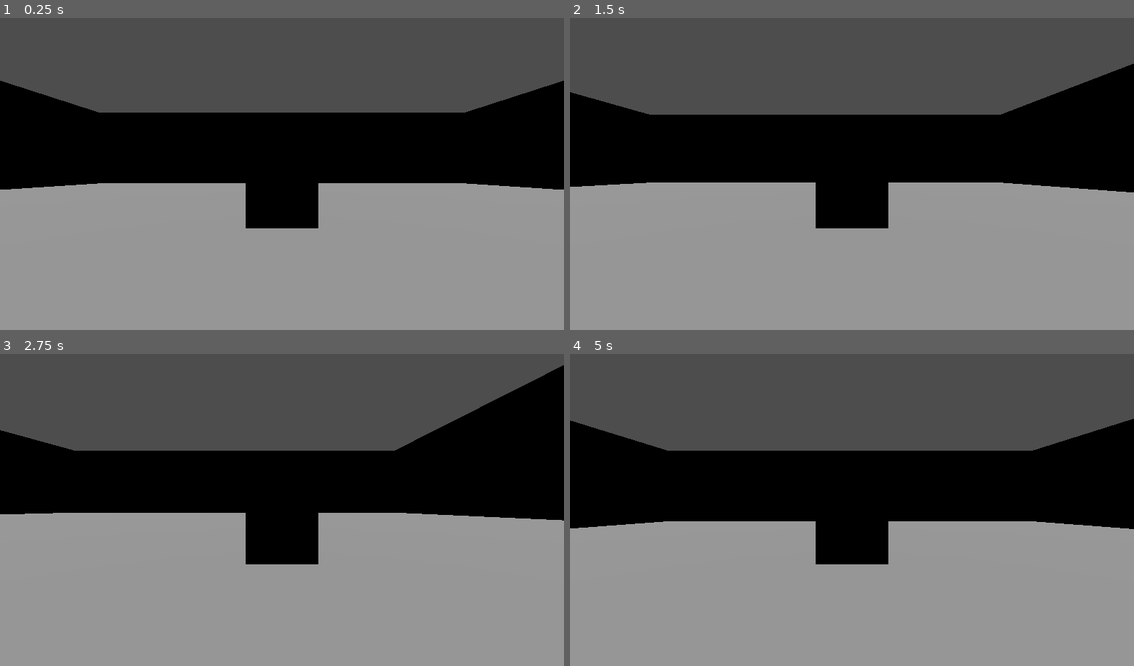
Above: before the commit, frames 1-4 (two rows, left to right).
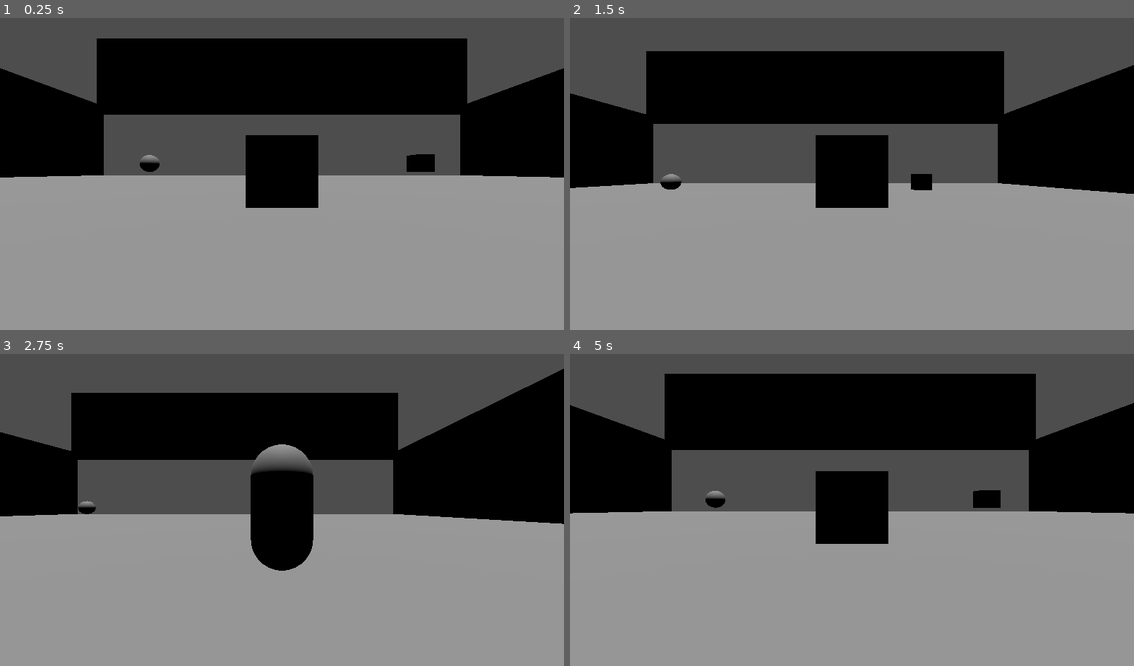
Above: after the commit, the same moments.

Repository: IMKarhu/GMTK2024
Game: Godot game, scene res://scenes/MyScene.tscn
Two runs of this game, one before a commit and one after it. Both use one fixed random seed, a clock stepped at 60 frames per second and the inputs below.
Inputs:
- Up to frame 1 (0.25 s): no input
- Up to frame 2 (1.5 s): hold D (move_right) 0.53-1.28 s; hold E (interact) 0.53-1.28 s; tap Space (jump) at 0.77 s; tap F (changeForm, bound only after the commit) at 0.8, 1.35 s; hold S (move_backwards) from 1.28 s (still down)
- Up to frame 3 (2.75 s): tap Space (jump) at 1.52 s; tap E (interact) at 1.55 s; release S (move_backwards) at 2.03 s; hold D (move_right) from 2.03 s (still down); hold E (interact) from 2.03 s (still down); tap F (changeForm, bound only after the commit) at 2.3 s
- Up to frame 4 (5 s): release D (move_right) at 2.78 s; release E (interact) at 2.78 s; hold W (move_forward) 2.78-3.53 s; tap F (changeForm, bound only after the commit) at 2.85, 3.8, 4.35 s; tap Space (jump) at 3.02, 3.77, 4.52 s; tap E (interact) at 3.05, 4.55 s; hold E (interact) 3.53-4.28 s; hold A (move_left) from 3.53 s (still down)

The runs differ from the first frame. In frame 1, 30% of the frame differs, in the area x 0-100%, y 6-68%; in frame 2, 24%; in frame 3, 20%; in frame 4, 32%.
Error before the commit: Trying to assign value of type 'Camera3D' to a variable of type 'MeshInstance3D'. (res://src/Player.gd:17)

Commit message:
Add interactable items

Diff:
--- a/OnlyDown/project.godot
+++ b/OnlyDown/project.godot
@@ -14,6 +14,10 @@
 run/main_scene="res://scenes/MyScene.tscn"
 config/features=PackedStringArray("4.2", "Forward Plus")
 config/icon="res://icon.svg"
+
+[autoload]
+
+InteractionManager="*res://scenes/InteractionManager.tscn"
 
 [input]
 
@@ -86,3 +90,12 @@
 "events": [Object(InputEventKey,"resource_local_to_scene":false,"resource_name":"","device":-1,"window_id":0,"alt_pressed":false,"shift_pressed":false,"ctrl_pressed":false,"meta_pressed":false,"pressed":false,"keycode":0,"physical_keycode":32,"key_label":0,"unicode":32,"echo":false,"script":null)
 ]
 }
+changeForm={
+"deadzone": 0.5,
+"events": [Object(InputEventKey,"resource_local_to_scene":false,"resource_name":"","device":-1,"window_id":0,"alt_pressed":false,"shift_pressed":false,"ctrl_pressed":false,"meta_pressed":false,"pressed":false,"keycode":0,"physical_keycode":70,"key_label":0,"unicode":102,"echo":false,"script":null)
+]
+}
+
+[layer_names]
+
+3d_physics/layer_2="player"
--- /dev/null
+++ b/OnlyDown/scenes/InteactableCube.tscn
@@ -0,0 +1,20 @@
+[gd_scene load_steps=5 format=3 uid="uid://b7opgnj3e2v7m"]
+
+[ext_resource type="Script" path="res://src/InteractableCube.gd" id="1_qcke4"]
+[ext_resource type="PackedScene" uid="uid://bni5l0q0lf7rp" path="res://scenes/InteractionArea.tscn" id="2_wkhm4"]
+
+[sub_resource type="BoxMesh" id="BoxMesh_1yjbl"]
+
+[sub_resource type="SphereShape3D" id="SphereShape3D_3k6x4"]
+
+[node name="InteactableCube" type="Node3D"]
+script = ExtResource("1_qcke4")
+
+[node name="Cube" type="MeshInstance3D" parent="."]
+mesh = SubResource("BoxMesh_1yjbl")
+
+[node name="InteractionArea" parent="." instance=ExtResource("2_wkhm4")]
+action_name = "Cube"
+
+[node name="CollisionShape3D" type="CollisionShape3D" parent="InteractionArea"]
+shape = SubResource("SphereShape3D_3k6x4")
--- /dev/null
+++ b/OnlyDown/scenes/InteactableSphere.tscn
@@ -0,0 +1,20 @@
+[gd_scene load_steps=5 format=3 uid="uid://duka1cvp4r67u"]
+
+[ext_resource type="Script" path="res://src/InteractableSphere.gd" id="1_buqrk"]
+[ext_resource type="PackedScene" uid="uid://bni5l0q0lf7rp" path="res://scenes/InteractionArea.tscn" id="2_q7fww"]
+
+[sub_resource type="SphereMesh" id="SphereMesh_ai78b"]
+
+[sub_resource type="SphereShape3D" id="SphereShape3D_3k6x4"]
+
+[node name="InteactableSphere" type="Node3D"]
+script = ExtResource("1_buqrk")
+
+[node name="Sphere" type="MeshInstance3D" parent="."]
+mesh = SubResource("SphereMesh_ai78b")
+
+[node name="InteractionArea" parent="." instance=ExtResource("2_q7fww")]
+action_name = "Sphere"
+
+[node name="CollisionShape3D" type="CollisionShape3D" parent="InteractionArea"]
+shape = SubResource("SphereShape3D_3k6x4")
--- /dev/null
+++ b/OnlyDown/scenes/InteractionArea.tscn
@@ -0,0 +1,11 @@
+[gd_scene load_steps=2 format=3 uid="uid://bni5l0q0lf7rp"]
+
+[ext_resource type="Script" path="res://src/InteractionArea.gd" id="1_rwrgk"]
+
+[node name="InteractionArea" type="Area3D"]
+collision_layer = 0
+collision_mask = 2
+script = ExtResource("1_rwrgk")
+
+[connection signal="body_entered" from="." to="." method="_on_body_entered"]
+[connection signal="body_exited" from="." to="." method="_on_body_exited"]
--- /dev/null
+++ b/OnlyDown/scenes/InteractionManager.tscn
@@ -0,0 +1,9 @@
+[gd_scene load_steps=2 format=3 uid="uid://bs52q0wujsqum"]
+
+[ext_resource type="Script" path="res://src/InteractionManager.gd" id="1_qjrwi"]
+
+[node name="InteractionManager" type="Node3D"]
+script = ExtResource("1_qjrwi")
+
+[node name="Label" type="Label3D" parent="."]
+text = "[E] to interact"
--- a/OnlyDown/scenes/MyScene.tscn
+++ b/OnlyDown/scenes/MyScene.tscn
@@ -1,44 +1,19 @@
-[gd_scene load_steps=8 format=3 uid="uid://b4ri1tn737d6c"]
+[gd_scene load_steps=7 format=3 uid="uid://b4ri1tn737d6c"]
 
-[ext_resource type="Script" path="res://src/Player.gd" id="1_p173n"]
-[ext_resource type="Script" path="res://src/Interact.gd" id="2_vj62h"]
-
-[sub_resource type="BoxShape3D" id="BoxShape3D_dv1va"]
-
-[sub_resource type="BoxMesh" id="BoxMesh_5m3fs"]
-
-[sub_resource type="BoxMesh" id="BoxMesh_p8qsr"]
+[ext_resource type="PackedScene" uid="uid://uf18hxdpc23s" path="res://scenes/Player.tscn" id="2_kjlun"]
+[ext_resource type="PackedScene" uid="uid://b7opgnj3e2v7m" path="res://scenes/InteactableCube.tscn" id="2_o0bre"]
+[ext_resource type="PackedScene" uid="uid://duka1cvp4r67u" path="res://scenes/InteactableSphere.tscn" id="2_sasyx"]
 
 [sub_resource type="BoxMesh" id="BoxMesh_6ofnf"]
 
 [sub_resource type="BoxShape3D" id="BoxShape3D_4fphv"]
 
+[sub_resource type="CapsuleMesh" id="CapsuleMesh_2pys2"]
+
 [node name="MainNode" type="Node3D"]
-
-[node name="Player" type="CharacterBody3D" parent="."]
-transform = Transform3D(1, 0, 0, 0, 1, 0, 0, 0, 1, 0, 2.14001, 0)
-script = ExtResource("1_p173n")
-
-[node name="MainCamera" type="Camera3D" parent="Player"]
-transform = Transform3D(1, 0, 0, 0, 1, 0, 0, 0, 1, 0, 0.282001, 3.34856)
-
-[node name="Collision" type="CollisionShape3D" parent="Player"]
-shape = SubResource("BoxShape3D_dv1va")
-
-[node name="Mesh" type="MeshInstance3D" parent="Player"]
-mesh = SubResource("BoxMesh_5m3fs")
-skeleton = NodePath("../..")
 
 [node name="DirectionalLight3D" type="DirectionalLight3D" parent="."]
 transform = Transform3D(1, 0, 0, 0, -4.37114e-08, 1, 0, -1, -4.37114e-08, 0, 33.2274, 0)
-
-[node name="Node3D" type="Node3D" parent="." node_paths=PackedStringArray("camera")]
-script = ExtResource("2_vj62h")
-meshes = Array[Mesh]([SubResource("BoxMesh_p8qsr")])
-camera = NodePath("../Player/MainCamera")
-
-[node name="MeshInstance3D2" type="MeshInstance3D" parent="Node3D"]
-skeleton = NodePath("../..")
 
 [node name="Floor" type="MeshInstance3D" parent="."]
 transform = Transform3D(50, 0, 0, 0, 1, 0, 0, 0, 50, 0, 0, 0)
@@ -46,10 +21,9 @@
 skeleton = NodePath("Collider")
 
 [node name="Collider" type="StaticBody3D" parent="Floor"]
-transform = Transform3D(1, 0, 0, 0, 1, 0, 0, 0, 1, 0, 0, 0)
+collision_mask = 3
 
 [node name="Shape" type="CollisionShape3D" parent="Floor/Collider"]
-transform = Transform3D(1, 0, 0, 0, 1, 0, 0, 0, 1, 0, 0, 0)
 shape = SubResource("BoxShape3D_4fphv")
 
 [node name="Wall" type="MeshInstance3D" parent="."]
@@ -58,10 +32,8 @@
 skeleton = NodePath("Collider")
 
 [node name="Collider" type="StaticBody3D" parent="Wall"]
-transform = Transform3D(1, 0, 0, 0, 1, 0, 0, 0, 1, 0, 0, 0)
 
 [node name="Shape" type="CollisionShape3D" parent="Wall/Collider"]
-transform = Transform3D(1, 0, 0, 0, 1, 0, 0, 0, 1, 0, 0, 0)
 shape = SubResource("BoxShape3D_4fphv")
 
 [node name="Wall2" type="MeshInstance3D" parent="."]
@@ -70,22 +42,18 @@
 skeleton = NodePath("Collider")
 
 [node name="Collider" type="StaticBody3D" parent="Wall2"]
-transform = Transform3D(1, 0, 0, 0, 1, 0, 0, 0, 1, 0, 0, 0)
 
 [node name="Shape" type="CollisionShape3D" parent="Wall2/Collider"]
-transform = Transform3D(1, 0, 0, 0, 1, 0, 0, 0, 1, 0, 0, 0)
 shape = SubResource("BoxShape3D_4fphv")
 
 [node name="Wall3" type="MeshInstance3D" parent="."]
-transform = Transform3D(50, 0, 0, 0, 10, 0, 0, 0, 1, 0, 5, -25)
+transform = Transform3D(50, 0, 0, 0, 10, 0, 0, 0, 1, 0, 14, -25)
 mesh = SubResource("BoxMesh_6ofnf")
 skeleton = NodePath("Collider")
 
 [node name="Collider" type="StaticBody3D" parent="Wall3"]
-transform = Transform3D(1, 0, 0, 0, 1, 0, 0, 0, 1, 0, 0, 0)
 
 [node name="Shape" type="CollisionShape3D" parent="Wall3/Collider"]
-transform = Transform3D(1, 0, 0, 0, 1, 0, 0, 0, 1, 0, 0, 0)
 shape = SubResource("BoxShape3D_4fphv")
 
 [node name="Wall4" type="MeshInstance3D" parent="."]
@@ -94,8 +62,16 @@
 skeleton = NodePath("Collider")
 
 [node name="Collider" type="StaticBody3D" parent="Wall4"]
-transform = Transform3D(1, 0, 0, 0, 1, 0, 0, 0, 1, 0, 0, 0)
 
 [node name="Shape" type="CollisionShape3D" parent="Wall4/Collider"]
-transform = Transform3D(1, 0, 0, 0, 1, 0, 0, 0, 1, 0, 0, 0)
 shape = SubResource("BoxShape3D_4fphv")
+
+[node name="Player" parent="." instance=ExtResource("2_kjlun")]
+transform = Transform3D(1, 0, 0, 0, 1, 0, 0, 0, 1, 0, 1.34312, 0)
+mesh2 = SubResource("CapsuleMesh_2pys2")
+
+[node name="InteactableCube" parent="." instance=ExtResource("2_o0bre")]
+transform = Transform3D(1, 0, 0, 0, 1, 0, 0, 0, 1, 8.17427, 1.49097, -8.84738)
+
+[node name="InteactableSphere" parent="." instance=ExtResource("2_sasyx")]
+transform = Transform3D(1, 0, 0, 0, 1, 0, 0, 0, 1, -7.80092, 1.49097, -8.84738)
--- /dev/null
+++ b/OnlyDown/src/InteractableCube.gd
@@ -0,0 +1,14 @@
+extends Node3D
+
+@onready var interaction_area: InteractionArea = $InteractionArea
+@onready var player = get_tree().get_first_node_in_group("player")
+
+@onready var cube = $Cube
+
+func _ready():
+	interaction_area.interact = Callable(self, "_on_interact")
+
+# TODO: make it so it falls on the ground and loses ability to interact??
+func _on_interact():
+	player.change_to_mesh(cube.mesh)
+	cube.scale = Vector3(0.5, 0.5, 0.5)
--- /dev/null
+++ b/OnlyDown/src/InteractableSphere.gd
@@ -0,0 +1,13 @@
+extends Node3D
+
+@onready var interaction_area: InteractionArea = $InteractionArea
+@onready var player = get_tree().get_first_node_in_group("player")
+
+@onready var sphere = $Sphere
+
+func _ready():
+	interaction_area.interact = Callable(self, "_on_interact")
+
+func _on_interact():
+	player.change_to_mesh(sphere.mesh)
+	sphere.scale = Vector3(0.5, 0.5, 0.5)
--- /dev/null
+++ b/OnlyDown/src/InteractionArea.gd
@@ -0,0 +1,13 @@
+extends Area3D
+class_name InteractionArea
+
+@export var action_name: String = "interact"
+
+var interact: Callable = func():
+	pass
+
+func _on_body_entered(body):
+	InteractionManager.register_area(self)
+
+func _on_body_exited(body):
+	InteractionManager.unregister_area(self)
--- /dev/null
+++ b/OnlyDown/src/InteractionManager.gd
@@ -0,0 +1,43 @@
+extends Node3D
+
+@onready var player = get_tree().get_first_node_in_group("player")
+@onready var label = $Label
+
+const base_text = "[E] to "
+
+var active_areas = []
+var can_interact = true
+
+func register_area(area: InteractionArea):
+	active_areas.push_back(area)
+
+func unregister_area(area: InteractionArea):
+	var index = active_areas.find(area)
+	if index != -1:
+		active_areas.remove_at(index)
+
+func _process(delta):
+	if active_areas.size() > 0 && can_interact:
+		active_areas.sort_custom(_sort_by_distance_to_player)
+		label.text = base_text + active_areas[0].action_name
+		label.global_position = Vector3(active_areas[0].global_position.x,
+										active_areas[0].global_position.y,
+										active_areas[0].global_position.z + 0.5)
+		label.show()
+	else:
+		label.hide()
+
+func _sort_by_distance_to_player(area1, area2):
+	var area1_to_player = player.global_position.distance.to(area1.global_position)
+	var area2_to_player = player.global_position.distance.to(area2.global_position)
+	return area1_to_player < area2_to_player
+
+func _input(event):
+	if event.is_action_pressed("interact") && can_interact:
+		if active_areas.size() > 0:
+			can_interact = false
+			label.hide()
+
+			await active_areas[0].interact.call()
+
+			can_interact = true
